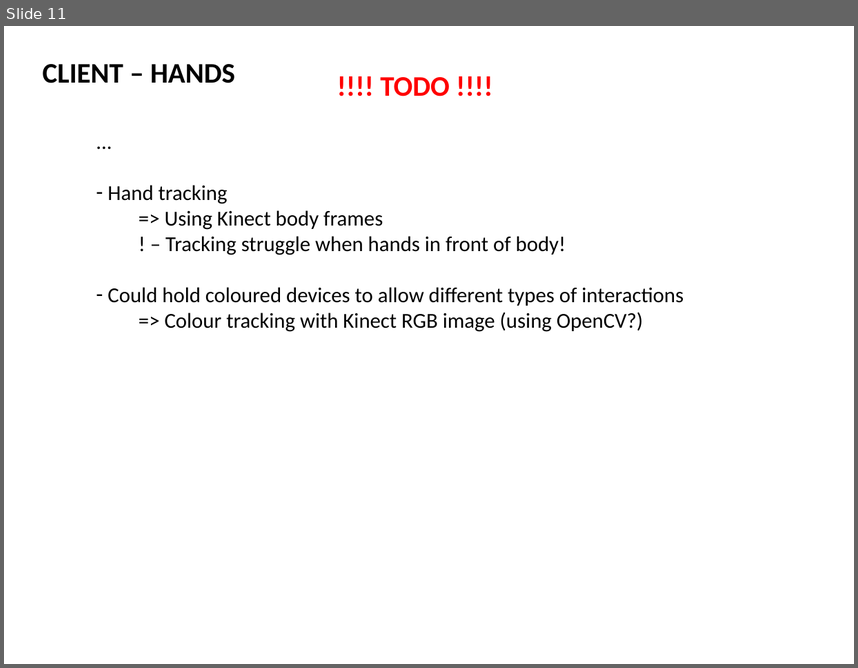
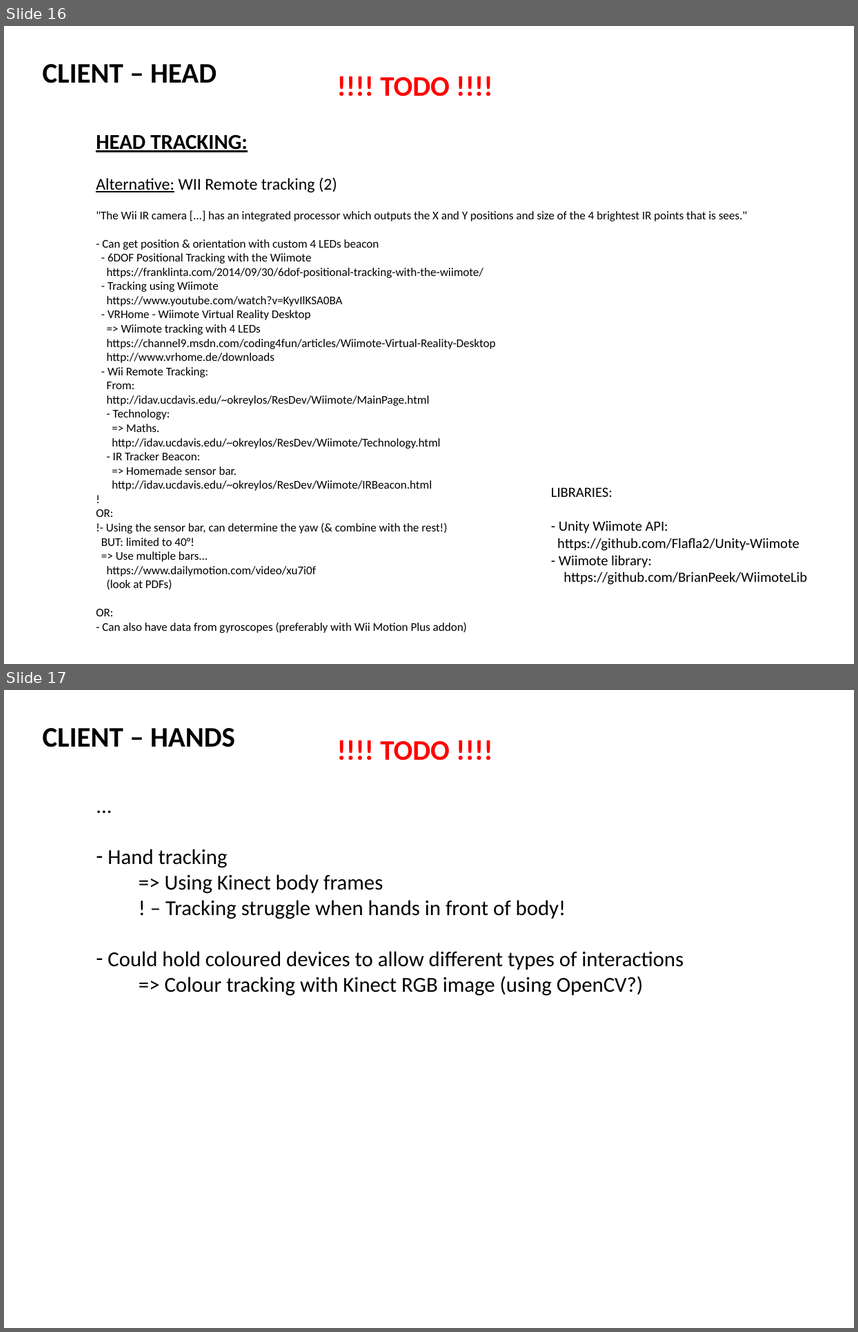
Before and after one commit to 2-REC/unity-kinect-xr, a slide deck: docs/KINECT_AR_2.pptx. Shown one above the other, each under a label of ours: slide 11 before the commit, slides 16 and 17 after it. The pictures are 858x668 and 858x1332 pixels, drawn with LibreOffice and Linux fonts; fonts in the diff are those of the drawing. Boxes give left, top, right and bottom in pixels: in the first picture for what was removed or moved away, otherwise in the second. Text is boxed around its words. In the diff, an @@ line names an element or a change of style, - is before the commit and + after.

Commit message:
Added 'HEAD TRACKING' info in PPT

```diff
--- a/docs/KINECT_AR_2.pptx
+++ b/docs/KINECT_AR_2.pptx
@@ slide 16 added at box(4, 26, 854, 664), background #FFFFFF @@
@@ text added at box(43, 64, 217, 83), 24 pt, text #000000, bold @@
+CLIENT – HEAD
@@ text added at box(380, 77, 450, 96), 24 pt, text #FF0000, bold @@
+!!!! TODO !!!!
@@ text added at box(96, 134, 747, 633), 10 pt, text #000000 @@
+HEAD TRACKING:
+Alternative: WII Remote tracking (2)
+"The Wii IR camera [...] has an integrated processor which outputs the X and Y positions and size of the 4 brightest IR points that is sees."
+- Can get position & orientation with custom 4 LEDs beacon
+- 6DOF Positional Tracking with the Wiimote
+https://franklinta.com/2014/09/30/6dof-positional-tracking-with-the-wiimote/
+- Tracking using Wiimote
+https://www.youtube.com/watch?v=KyvIlKSA0BA
+- VRHome - Wiimote Virtual Reality Desktop
+=> Wiimote tracking with 4 LEDs
+https://channel9.msdn.com/coding4fun/articles/Wiimote-Virtual-Reality-Desktop
+http://www.vrhome.de/downloads
+- Wii Remote Tracking:
+From:
+http://idav.ucdavis.edu/~okreylos/ResDev/Wiimote/MainPage.html
+- Technology:
+=> Maths.
+http://idav.ucdavis.edu/~okreylos/ResDev/Wiimote/Technology.html
+- IR Tracker Beacon:
+=> Homemade sensor bar.
+http://idav.ucdavis.edu/~okreylos/ResDev/Wiimote/IRBeacon.html
+!
+OR:
+!- Using the sensor bar, can determine the yaw (& combine with the rest!)
+BUT: limited to 40°!
+=> Use multiple bars...
+https://www.dailymotion.com/video/xu7i0f
+(look at PDFs)
+OR:
+- Can also have data from gyroscopes (preferably with Wii Motion Plus addon)
@@ text added at box(551, 487, 807, 584), 12 pt, text #000000 @@
+LIBRARIES:
+- Unity Wiimote API:
+https://github.com/Flafla2/Unity-Wiimote
+- Wiimote library:
+https://github.com/BrianPeek/WiimoteLib
@@ what was slide 11 is now slide 17 @@
```
Also in this commit, not shown: 5 other slides added, 1 other file.
